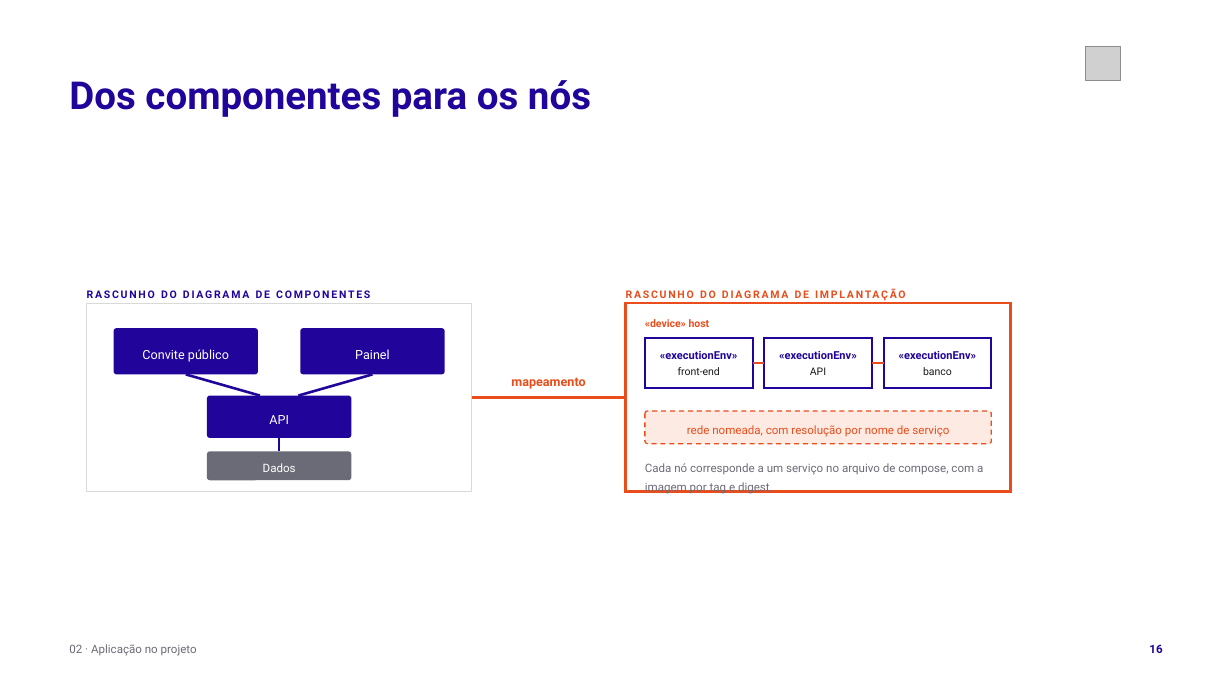
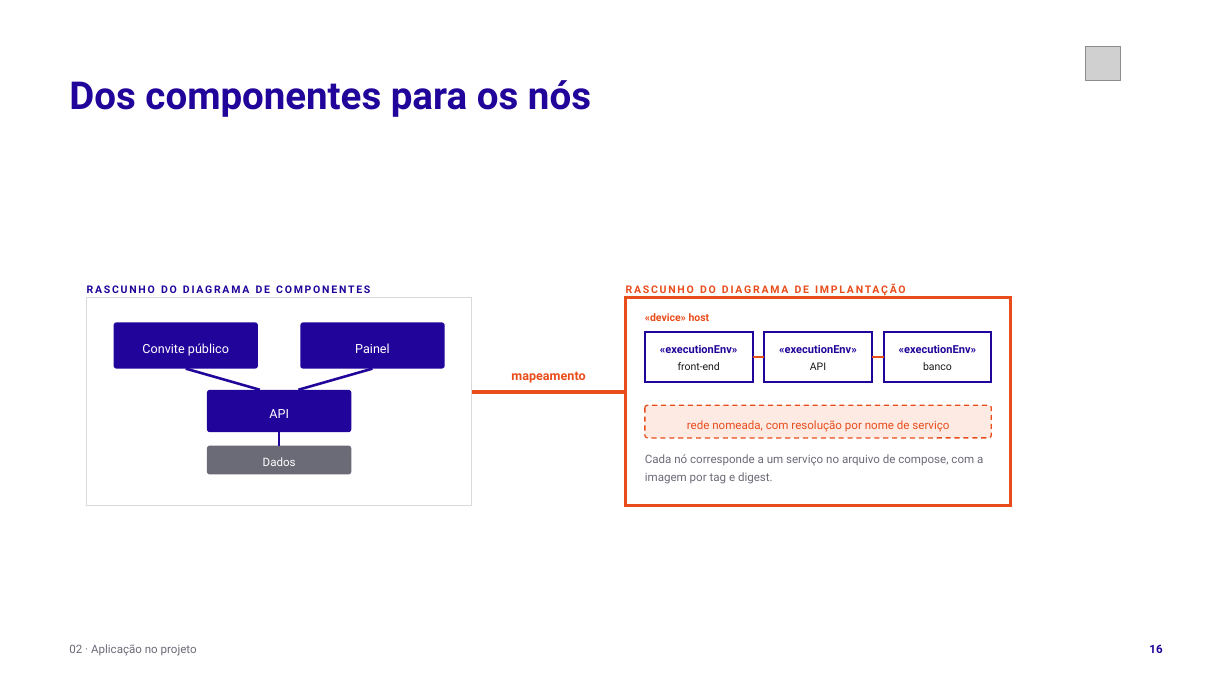
Before and after one commit to tcpassos/invite-app, a slide deck: slide 16 of trabalhos/T1-Docker-Invite-People.pptx. Drawn at 1232x693 pixels with LibreOffice and Linux fonts; fonts in the diff are those of the drawing; grey boxes stand for pictures. Boxes give left, top, right and bottom in pixels: in the first picture for what was removed or moved away, otherwise in the second. Text is boxed around its words. In the diff, an @@ line names an element or a change of style, - is before the commit and + after.

Commit message:
docs: da folga a legenda do diagrama de mapeamento no slide 16 do T1

```diff
--- a/trabalhos/T1-Docker-Invite-People.pptx
+++ b/trabalhos/T1-Docker-Invite-People.pptx
@@ rectangle: place and size @@
-rectangle at [87, 303, 472, 492]
+rectangle at [87, 298, 472, 506]
@@ rectangle: place and size @@
-rectangle at [626, 303, 1011, 492]
+rectangle at [626, 298, 1011, 506]
@@ 15 texts, 6 lines, 5 rounded rectangles, 3 rectangles: place and size @@
-15 texts, 6 lines, 5 rounded rectangles, 3 rectangles at [87, 286, 1031, 481]
+15 texts, 6 lines, 5 rounded rectangles, 3 rectangles at [87, 280, 1031, 474]
@@ text "Cada nó corresponde a um ...": place and size @@
-text "Cada nó corresponde a um ..." at [645, 463, 983, 494]
+text "Cada nó corresponde a um ..." at [645, 454, 983, 484]
@@ text "Cada nó corresponde a um ..." at [645, 454, 983, 484]: line spacing 1.4 to 1.3 @@
```
Also in this commit, not shown: 1 other file.
